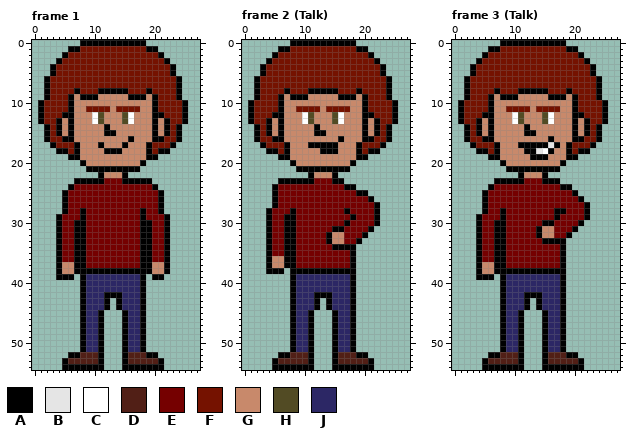
Pixel-art file, stored at WIP/Untrustworthy.aseprite. That is the earlier state.
28x55 pixels, 4 frames. Shown: frame 1, frame 2 (Talk), frame 3 (Talk). The commit also changed other frames, which this record leaves out.
Palette (. is transparent): A #000000  B #e5e5e5  C #ffffff  D #511f16  E #750000  F #751200  G #c8896b  H #524b24  J #2c2765
Pixels before, frame 1, first column x 1:
 0 .......AAAAAAAAAAA.......
 1 .....AAFFFFFFFFFFFAA.....
 2 ....AFFFFFFFFFFFFFFFA....
 3 ...AFFFFFFFFFFFFFFFFFA...
 4 ..AFFFFFFFFFFFFFFFFFFFA..
 5 ..AFFFFFFFFFFFFFFFFFFFA..
 6 .AFFFFFFFFFFFFFFFFFFFFFA.
 7 .AFFFFFFFFFFFFFFFFFFFFFA.
 8 .AFFFFAFFFAAAAAFFFAFFFFA.
 9 .AFFFAGAAAGGGGGAAAGAFFFA.
10 AFFFFAGGGGGGGGGGGGGAFFFFA
11 AFFFFAGGFFFFGFFFFGGAFFFFA
12 AFFFAAGGGCHGGGHCGGGAAFFFA
13 AFFAGAGGGCHGGGHCGGGAGAFFA
14 .AFAGAGGGGGAGGGGGGGAGAFA.
15 .AFAGAGGGGGAAGGGGGGAGAFA.
16 .AFFAAGGGGGGGGGAGGGAAFFA.
17 ..AFFFAGGGAGGGAGGGAFFFA..
18 ...AAFAGGGGAAAGGGGAFAA...
19 .....AAGGGGGGGGGGGAA.....
20 .......AGGGGGGGGGA.......
21 ........AAAAAAAAA........
22 ..........AGGGA..........
23 ......AAAAAEEEAAAAA......
24 .....AEEEEEEEEEEEEEA.....
25 ....AEEEEEEEEEEEEEEEA....
26 ....AEEEEEEEEEEEEEEEA....
27 ....AEEEEEEEEEEEEEEEA....
28 ....AEEAEEEEEEEEEAEEA....
29 ...AEEEAEEEEEEEEEAEEEA...
30 ...AEEAAEEEEEEEEEAAEEA...
31 ...AEEAAEEEEEEEEEAAEEA...
32 ...AEEAAEEEEEEEEEAAEEA...
33 ...AEEAAEEEEEEEEEAAEEA...
34 ...AEEAAEEEEEEEEEAAEEA...
35 ...AEEAAEEEEEEEEEAAEEA...
36 ...AEEAAEEEEEEEEEAAEEA...
37 ...AGGAAEEEEEEEEEAAGGA...
38 ...AGGAAAAAAAAAAAAAGGA...
39 ...AAA.AJJJJJJJJJA.AA....
40 .......AJJJJJJJJJA.......
41 .......AJJJJJJJJJA.......
42 .......AJJJAAAJJJA.......
43 .......AJJJA.AJJJA.......
44 .......AJJJA.AJJJA.......
45 .......AJJA...AJJA.......
46 .......AJJA...AJJA.......
47 .......AJJA...AJJA.......
48 .......AJJA...AJJA.......
49 .......AJJA...AJJA.......
50 .......AJJA...AJJA.......
51 .......AJJA...AJJA.......
52 .....AADDDA...ADDDAA.....
53 ....ADDDDDA...ADDDDDA....
54 ....AAAAAAA...AAAAAAA....
Pixels before, frame 2 (Talk), first column x 1:
 0 .......AAAAAAAAAAA.......
 1 .....AAFFFFFFFFFFFAA.....
 2 ....AFFFFFFFFFFFFFFFA....
 3 ...AFFFFFFFFFFFFFFFFFA...
 4 ..AFFFFFFFFFFFFFFFFFFFA..
 5 ..AFFFFFFFFFFFFFFFFFFFA..
 6 .AFFFFFFFFFFFFFFFFFFFFFA.
 7 .AFFFFFFFFFFFFFFFFFFFFFA.
 8 .AFFFFAFFFAAAAAFFFAFFFFA.
 9 .AFFFAGAAAGGGGGAAAGAFFFA.
10 AFFFFAGGGGGGGGGGGGGAFFFFA
11 AFFFFAGGFFFFGFFFFGGAFFFFA
12 AFFFAAGGGCHGGGHCGGGAAFFFA
13 AFFAGAGGGCHGGGHCGGGAGAFFA
14 .AFAGAGGGGGAGGGGGGGAGAFA.
15 .AFAGAGGGGGAAGGGGGGAGAFA.
16 .AFFAAGGGGGGGGGAGGGAAFFA.
17 ..AFFFAGGGAAAAAGGGAFFFA..
18 ...AAFAGGGGGAAAGGGAFAA...
19 .....AAGGGGGGGGGGGAA.....
20 .......AGGGGGGGGGA.......
21 ........AAAAAAAAA........
22 ..........AGGGA..........
23 .....AAAAAAEEEAA.........
24 ....AEEEEEEEEEEEAA.......
25 ....AEEEEEEEEEEEEEAA.....
26 ....AEEEEEEEEEEEEEEEA....
27 ....AEEEEEEEEEEEEEEEEA...
28 ...AEEEAEEEEEEEEAEEEEA...
29 ...AEEAAEEEEEEEEEAEEEA...
30 ...AEEAAEEEEEEEEAEEEEA...
31 ...AEEAAEEEEEEAAEEEEA....
32 ...AEEAAEEEEEAGGEEEA.....
33 ...AEEAAEEEEEAGGEEA......
34 ...AEEAAEEEEEEAAAA.......
35 ...AEEAAEEEEEEEEEA.......
36 ...AGGAAEEEEEEEEEA.......
37 ...AGGAAEEEEEEEEEA.......
38 ...AAA.AAAAAAAAAAA.......
39 .......AJJJJJJJJJA.......
40 .......AJJJJJJJJJA.......
41 .......AJJJJJJJJJA.......
42 .......AJJJAAAJJJA.......
43 .......AJJJA.AJJJA.......
44 .......AJJJA.AJJJA.......
45 .......AJJA...AJJA.......
46 .......AJJA...AJJA.......
47 .......AJJA...AJJA.......
48 .......AJJA...AJJA.......
49 .......AJJA...AJJA.......
50 .......AJJA...AJJA.......
51 .......AJJA...AJJA.......
52 .....AADDDA...ADDDAA.....
53 ....ADDDDDA...ADDDDDA....
54 ....AAAAAAA...AAAAAAA....
Pixels before, frame 3 (Talk), first column x 1:
 0 .......AAAAAAAAAAA.......
 1 .....AAFFFFFFFFFFFAA.....
 2 ....AFFFFFFFFFFFFFFFA....
 3 ...AFFFFFFFFFFFFFFFFFA...
 4 ..AFFFFFFFFFFFFFFFFFFFA..
 5 ..AFFFFFFFFFFFFFFFFFFFA..
 6 .AFFFFFFFFFFFFFFFFFFFFFA.
 7 .AFFFFFFFFFFFFFFFFFFFFFA.
 8 .AFFFFAFFFAAAAAFFFAFFFFA.
 9 .AFFFAGAAAGGGGGAAAGAFFFA.
10 AFFFFAGGGGGGGGGGGGGAFFFFA
11 AFFFFAGGFFFFGFFFFGGAFFFFA
12 AFFFAAGGGCHGGGHCGGGAAFFFA
13 AFFAGAGGGCHGGGHCGGGAGAFFA
14 .AFAGAGGGGGAGGGGGGGAGAFA.
15 .AFAGAGGGGGAAGGGGGGAGAFA.
16 .AFFAAGGGGGGGGGAGGGAAFFA.
17 ..AFFFAGGGAAAAABAGAFFFA..
18 ...AAFAGGGGAABCAGGAFAA...
19 .....AAGGGGGAAAGGGAA.....
20 .......AGGGGGGGGGA.......
21 ........AAAAAAAAA........
22 ..........AGGGA..........
23 ......AAAAAEEEAAA........
24 .....AEEEEEEEEEEEAA......
25 ....AEEEEEEEEEEEEEEA.....
26 ....AEEEEEEEEEEEEEEEA....
27 ....AEEEEEEEEEEEEEEEEA...
28 ....AEEAEEEEEEEEAAEEEA...
29 ...AEEEAEEEEEEEEAEEEEA...
30 ...AEEAAEEEEEEAAEEEEA....
31 ...AEEAAEEEEEAGGEEEA.....
32 ...AEEAAEEEEEAGGEEA......
33 ...AEEAAEEEEEEAAAA.......
34 ...AEEAAEEEEEEEEEA.......
35 ...AEEAAEEEEEEEEEA.......
36 ...AEEAAEEEEEEEEEA.......
37 ...AGGAAEEEEEEEEEA.......
38 ...AGGAAAAAAAAAAAA.......
39 ...AAA.AJJJJJJJJJA.......
40 .......AJJJJJJJJJA.......
41 .......AJJJJJJJJJA.......
42 .......AJJJAAAJJJA.......
43 .......AJJJA.AJJJA.......
44 .......AJJJA.AJJJA.......
45 .......AJJA...AJJA.......
46 .......AJJA...AJJA.......
47 .......AJJA...AJJA.......
48 .......AJJA...AJJA.......
49 .......AJJA...AJJA.......
50 .......AJJA...AJJA.......
51 .......AJJA...AJJA.......
52 .....AADDDA...ADDDAA.....
53 ....ADDDDDA...ADDDDDA....
54 ....AAAAAAA...AAAAAAA....
The same view after the edit:
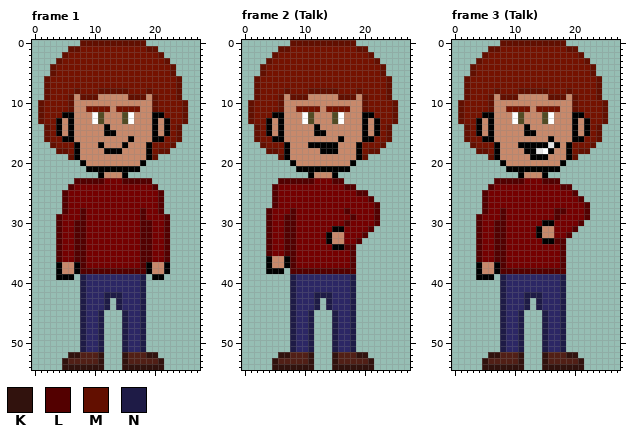
Colours new in this view: K #31120d  L #530000  M #620f00  N #1e1b46
The exact change:
Frame 1:
y 0: x 8..18 AAAAAAAAAAA -> MMMMMMMMMMM
y 1: x 6..7 AA -> MM; x 19..20 AA -> MM
y 2: x 5 A -> M; x 21 A -> M
y 3: x 4 A -> M; x 22 A -> M
y 4..5: x 3 A -> M; x 23 A -> M
y 6..7: x 2 A -> M; x 24 A -> M
y 8: x 2 A -> M; x 7 A -> M; x 11..15 AAAAA -> MMMMM; x 19 A -> M; x 24 A -> M
y 9: x 2 A -> M; x 6 A -> M; x 8..10 AAA -> MMM; x 16..18 AAA -> MMM; x 20 A -> M; x 24 A -> M
y 10..11: x 1 A -> M; x 6 A -> M; x 20 A -> M; x 25 A -> M
y 12..13: x 1 A -> M; x 25 A -> M
y 14..16: x 2 A -> M; x 24 A -> M
y 17: x 3 A -> M; x 23 A -> M
y 18: x 4..5 AA -> MM; x 21..22 AA -> MM
y 19: x 6 A -> M; x 20 A -> M
y 23: x 7..11 AAAAA -> LLLLL; x 15..19 AAAAA -> LLLLL
y 24: x 6 A -> L; x 20 A -> L
y 25..27: x 5 A -> L; x 21 A -> L
y 28: x 5 A -> L; x 8 A -> L; x 18 A -> L; x 21 A -> L
y 29: x 4 A -> L; x 8 A -> L; x 18 A -> L; x 22 A -> L
y 30..36: x 4 A -> L; x 7..8 AA -> LL; x 18..19 AA -> LL; x 22 A -> L
y 37: x 8 A -> L; x 18 A -> L
y 38: x 8..18 AAAAAAAAAAA -> LLLLLLLLLLL
y 39..41: x 8 A -> N; x 18 A -> N
y 42: x 8 A -> N; x 12..14 AAA -> NNN; x 18 A -> N
y 43..44: x 8 A -> N; x 12 A -> N; x 14 A -> N; x 18 A -> N
y 45..51: x 8 A -> N; x 11 A -> N; x 15 A -> N; x 18 A -> N
y 52: x 6..7 AA -> KK; x 11 A -> K; x 15 A -> K; x 19..20 AA -> KK
y 53: x 5 A -> K; x 11 A -> K; x 15 A -> K; x 21 A -> K
y 54: x 5..11 AAAAAAA -> KKKKKKK; x 15..21 AAAAAAA -> KKKKKKK
Frame 2 (Talk):
y 0: x 8..18 AAAAAAAAAAA -> MMMMMMMMMMM
y 1: x 6..7 AA -> MM; x 19..20 AA -> MM
y 2: x 5 A -> M; x 21 A -> M
y 3: x 4 A -> M; x 22 A -> M
y 4..5: x 3 A -> M; x 23 A -> M
y 6..7: x 2 A -> M; x 24 A -> M
y 8: x 2 A -> M; x 7 A -> M; x 11..15 AAAAA -> MMMMM; x 19 A -> M; x 24 A -> M
y 9: x 2 A -> M; x 6 A -> M; x 8..10 AAA -> MMM; x 16..18 AAA -> MMM; x 20 A -> M; x 24 A -> M
y 10..11: x 1 A -> M; x 6 A -> M; x 20 A -> M; x 25 A -> M
y 12..13: x 1 A -> M; x 25 A -> M
y 14..16: x 2 A -> M; x 24 A -> M
y 17: x 3 A -> M; x 23 A -> M
y 18: x 4..5 AA -> MM; x 21..22 AA -> MM
y 19: x 6 A -> M; x 20 A -> M
y 23: x 6..11 AAAAAA -> LLLLLL; x 15..16 AA -> LL
y 24: x 5 A -> L; x 17..18 AA -> LL
y 25: x 5 A -> L; x 19..20 AA -> LL
y 26: x 5 A -> L; x 21 A -> L
y 27: x 5 A -> L; x 22 A -> L
y 28: x 4 A -> L; x 8 A -> L; x 17 A -> L; x 22 A -> L
y 29: x 4 A -> L; x 7..8 AA -> LL; x 18 A -> L; x 22 A -> L
y 30: x 4 A -> L; x 7..8 AA -> LL; x 17 A -> L; x 22 A -> L
y 31: x 4 A -> L; x 7..8 AA -> LL; x 21 A -> L
y 32: x 4 A -> L; x 7..8 AA -> LL; x 20 A -> L
y 33: x 4 A -> L; x 7..8 AA -> LL; x 19 A -> L
y 34: x 4 A -> L; x 7..8 AA -> LL; x 17..18 AA -> LL
y 35: x 4 A -> L; x 7..8 AA -> LL; x 18 A -> L
y 36..37: x 8 A -> L; x 18 A -> L
y 38: x 8..18 AAAAAAAAAAA -> LLLLLLLLLLL
y 39..41: x 8 A -> N; x 18 A -> N
y 42: x 8 A -> N; x 12..14 AAA -> NNN; x 18 A -> N
y 43..44: x 8 A -> N; x 12 A -> N; x 14 A -> N; x 18 A -> N
y 45..51: x 8 A -> N; x 11 A -> N; x 15 A -> N; x 18 A -> N
y 52: x 6..7 AA -> KK; x 11 A -> K; x 15 A -> K; x 19..20 AA -> KK
y 53: x 5 A -> K; x 11 A -> K; x 15 A -> K; x 21 A -> K
y 54: x 5..11 AAAAAAA -> KKKKKKK; x 15..21 AAAAAAA -> KKKKKKK
Frame 3 (Talk):
y 0: x 8..18 AAAAAAAAAAA -> MMMMMMMMMMM
y 1: x 6..7 AA -> MM; x 19..20 AA -> MM
y 2: x 5 A -> M; x 21 A -> M
y 3: x 4 A -> M; x 22 A -> M
y 4..5: x 3 A -> M; x 23 A -> M
y 6..7: x 2 A -> M; x 24 A -> M
y 8: x 2 A -> M; x 7 A -> M; x 11..15 AAAAA -> MMMMM; x 19 A -> M; x 24 A -> M
y 9: x 2 A -> M; x 6 A -> M; x 8..10 AAA -> MMM; x 16..18 AAA -> MMM; x 20 A -> M; x 24 A -> M
y 10..11: x 1 A -> M; x 6 A -> M; x 20 A -> M; x 25 A -> M
y 12..13: x 1 A -> M; x 25 A -> M
y 14..16: x 2 A -> M; x 24 A -> M
y 17: x 3 A -> M; x 23 A -> M
y 18: x 4..5 AA -> MM; x 21..22 AA -> MM
y 19: x 6 A -> M; x 20 A -> M
y 23: x 7..11 AAAAA -> LLLLL; x 15..17 AAA -> LLL
y 24: x 6 A -> L; x 18..19 AA -> LL
y 25: x 5 A -> L; x 20 A -> L
y 26: x 5 A -> L; x 21 A -> L
y 27: x 5 A -> L; x 22 A -> L
y 28: x 5 A -> L; x 8 A -> L; x 17..18 AA -> LL; x 22 A -> L
y 29: x 4 A -> L; x 8 A -> L; x 17 A -> L; x 22 A -> L
y 30: x 4 A -> L; x 7..8 AA -> LL; x 21 A -> L
y 31: x 4 A -> L; x 7..8 AA -> LL; x 20 A -> L
y 32: x 4 A -> L; x 7..8 AA -> LL; x 19 A -> L
y 33: x 4 A -> L; x 7..8 AA -> LL; x 17..18 AA -> LL
y 34..36: x 4 A -> L; x 7..8 AA -> LL; x 18 A -> L
y 37: x 8 A -> L; x 18 A -> L
y 38: x 8..18 AAAAAAAAAAA -> LLLLLLLLLLL
y 39..41: x 8 A -> N; x 18 A -> N
y 42: x 8 A -> N; x 12..14 AAA -> NNN; x 18 A -> N
y 43..44: x 8 A -> N; x 12 A -> N; x 14 A -> N; x 18 A -> N
y 45..51: x 8 A -> N; x 11 A -> N; x 15 A -> N; x 18 A -> N
y 52: x 6..7 AA -> KK; x 11 A -> K; x 15 A -> K; x 19..20 AA -> KK
y 53: x 5 A -> K; x 11 A -> K; x 15 A -> K; x 21 A -> K
y 54: x 5..11 AAAAAAA -> KKKKKKK; x 15..21 AAAAAAA -> KKKKKKK
